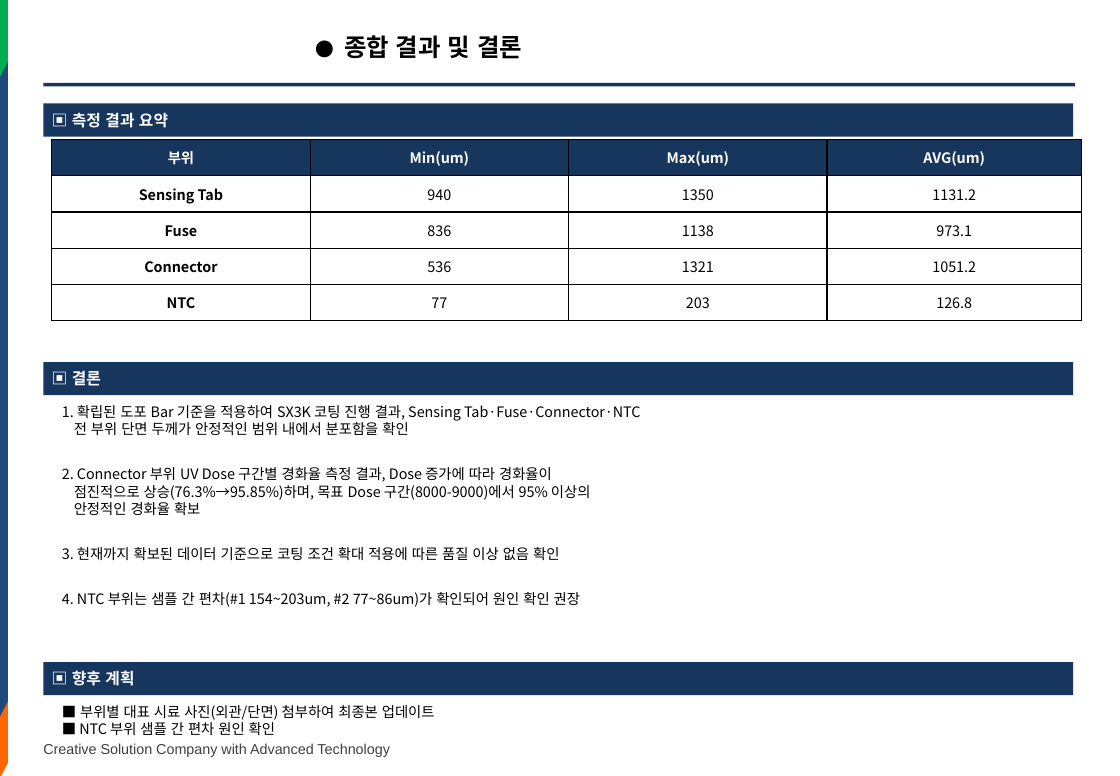
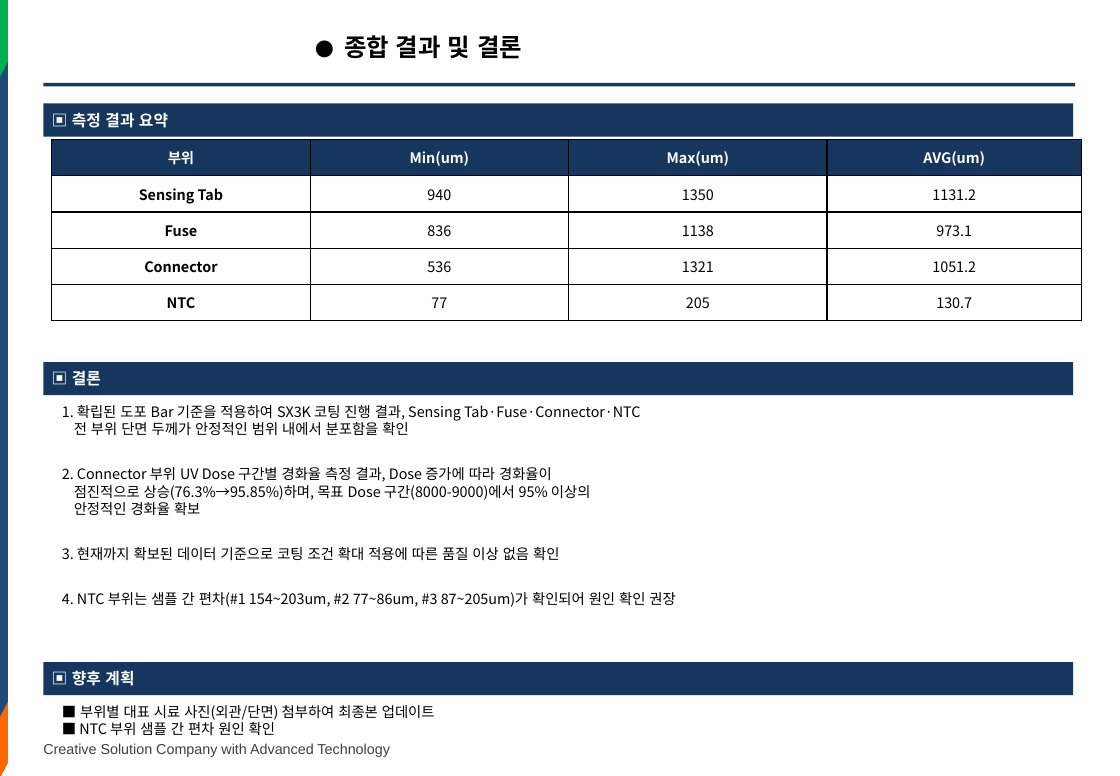
Before and after one commit to hyunsun901219/kingbambbang, a slide deck: slide 7 of docs/SX3K-코팅섹션-분석결과.pptx. Drawn at 1120x776 pixels with LibreOffice and Linux fonts; fonts in the diff are those of the drawing; background and template pictures are left out. Boxes give left, top, right and bottom in pixels: in the first picture for what was removed or moved away, otherwise in the second. Text is boxed around its words. In the diff, an @@ line names an element or a change of style, - is before the commit and + after.

```diff
--- a/docs/SX3K-코팅섹션-분석결과.pptx
+++ b/docs/SX3K-코팅섹션-분석결과.pptx
@@ table at box(52, 140, 1082, 321) @@
-row 5, column 3: 203
+row 5, column 3: 205
-row 5, column 4: 126.8
+row 5, column 4: 130.7
@@ text at box(62, 592, 675, 607): text changed @@
-4. NTC 부위는 샘플 간 편차(#1 154~203um, #2 77~86um)가 확인되어 원인 확인 권장
+4. NTC 부위는 샘플 간 편차(#1 154~203um, #2 77~86um, #3 87~205um)가 확인되어 원인 확인 권장
```
Also in this commit, not shown: 2 other slides changed, 1 other file.
